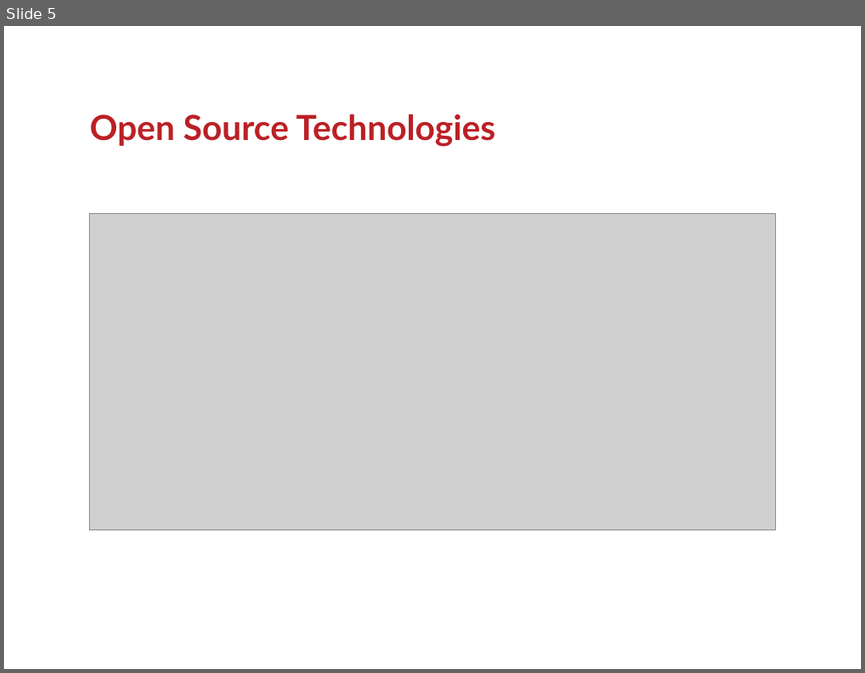
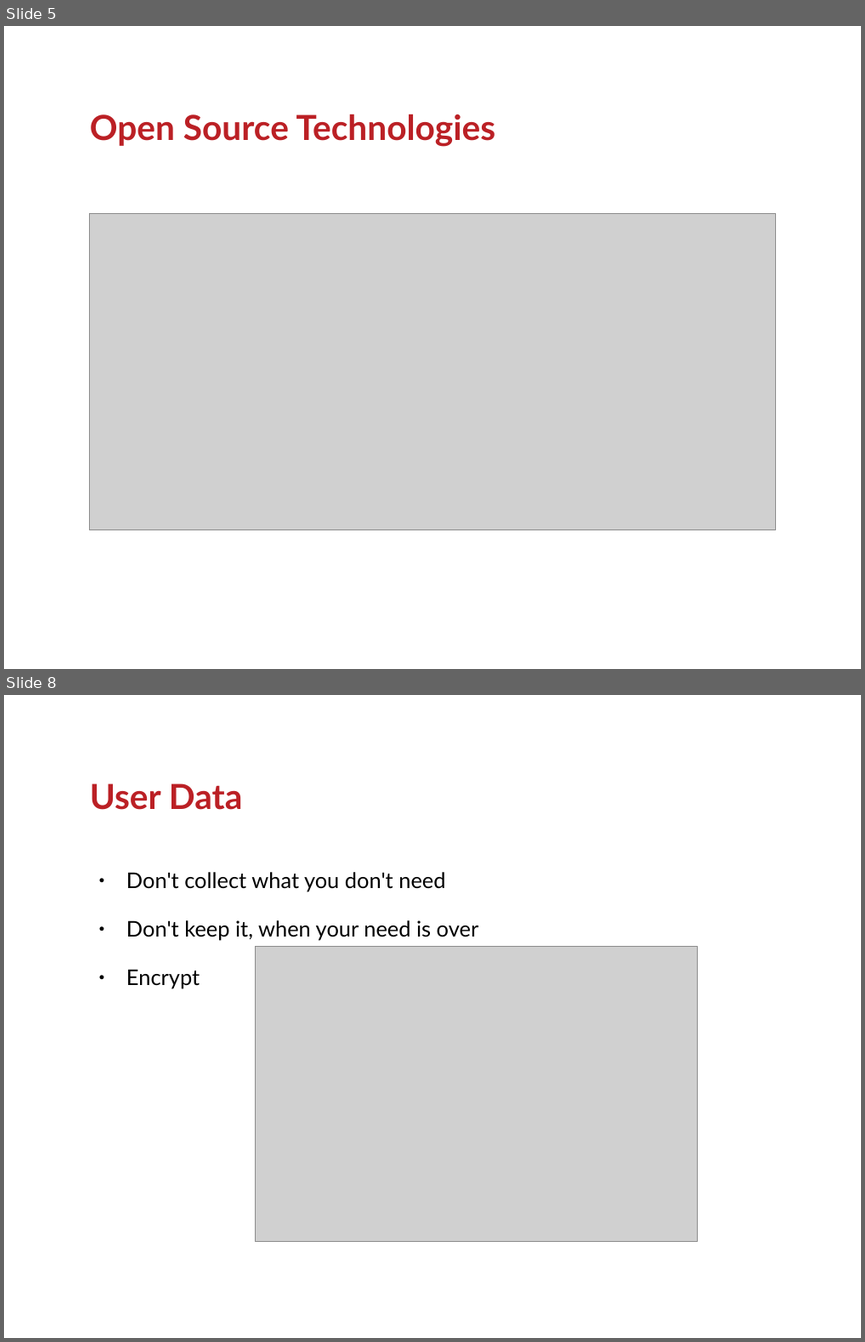
Before and after one commit to ranginui/presentation, a slide deck: kohacon15/privacy/privacy.odp. Shown one above the other, each under a label of ours: slide 5 before the commit, slides 5 and 8 after it; the slides between them are not shown. The pictures are 865x673 and 865x1342 pixels, drawn with LibreOffice and Linux fonts; fonts in the diff are those of the drawing; grey boxes stand for pictures; background and template pictures are left out. Boxes give left, top, right and bottom in pixels: in the first picture for what was removed or moved away, otherwise in the second. Text is boxed around its words. In the diff, an @@ line names an element or a change of style, - is before the commit and + after.

```diff
--- a/kohacon15/privacy/privacy.odp
+++ b/kohacon15/privacy/privacy.odp
@@ slide 8 added at (4, 695, 861, 1338), background #FFFFFF @@
@@ title added at (90, 783, 243, 810), 32 pt, text #BB2025, bold @@
+User Data
@@ text added at (126, 872, 479, 989), 20 pt, text #000000 @@
+● Don't collect what you don't need
+● Don't keep it, when your need is over
+● Encrypt
@@ picture added at (255, 946, 698, 1242) @@
```
Also in this commit, not shown: 8 other slides added, 1 slide removed.
